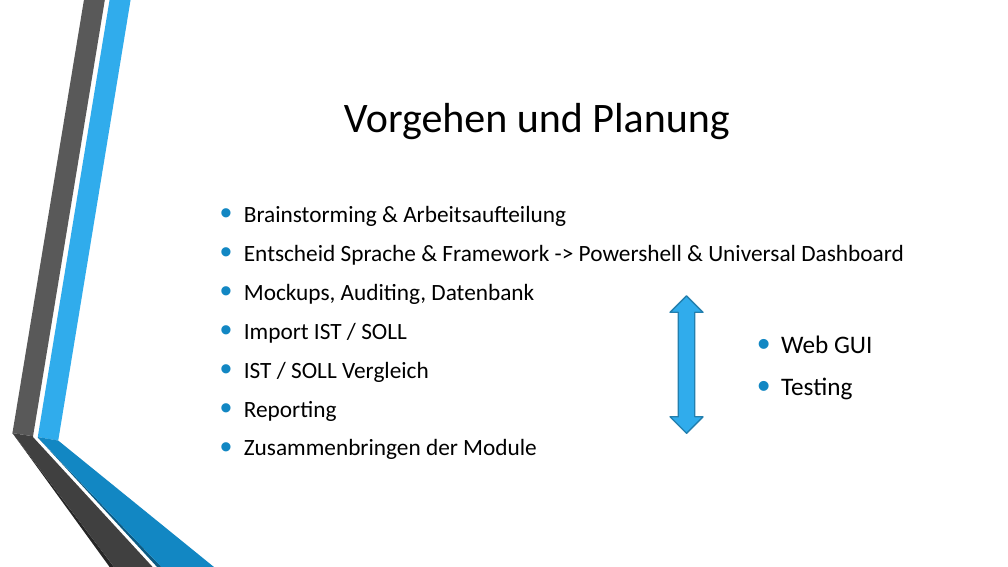
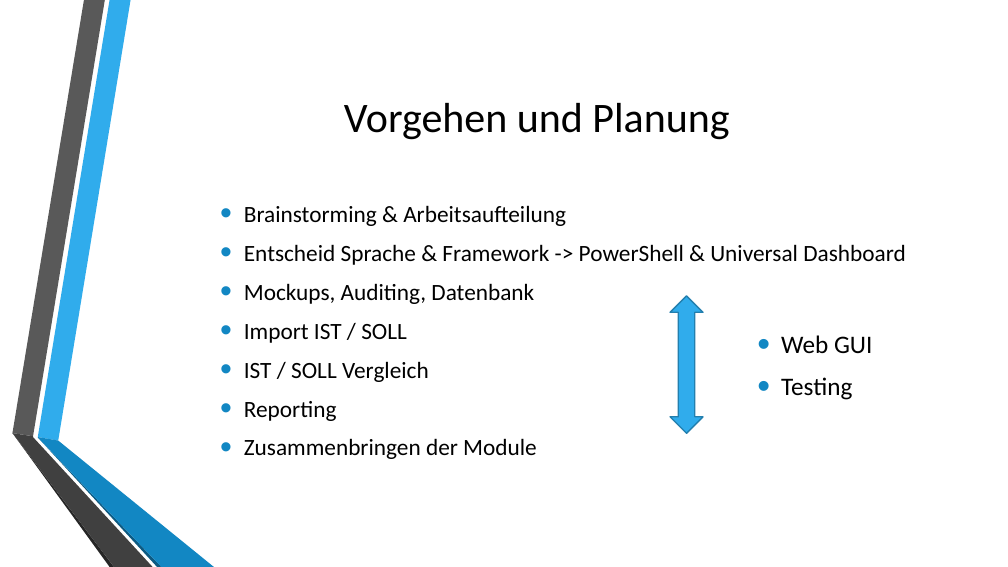
Before and after one commit to VirtSyntaxError/BTI7301-2018-WRAD, a slide deck: slide 8 of doc/WRAD.pptx. Drawn at 1008x567 pixels with LibreOffice and Linux fonts; fonts in the diff are those of the drawing; background and template pictures are left out. Boxes give left, top, right and bottom in pixels: in the first picture for what was removed or moved away, otherwise in the second. Text is boxed around its words. In the diff, an @@ line names an element or a change of style, - is before the commit and + after.

```diff
--- a/doc/WRAD.pptx
+++ b/doc/WRAD.pptx
@@ text at (x1=244, y1=244, x2=906, y2=265): text changed @@
-• Entscheid Sprache & Framework -> Powershell & Universal Dashboard
+• Entscheid Sprache & Framework -> PowerShell & Universal Dashboard
```
Also in this commit, not shown: 1 other slide changed, 4 slides added, 1 slide removed, 2 other files.
